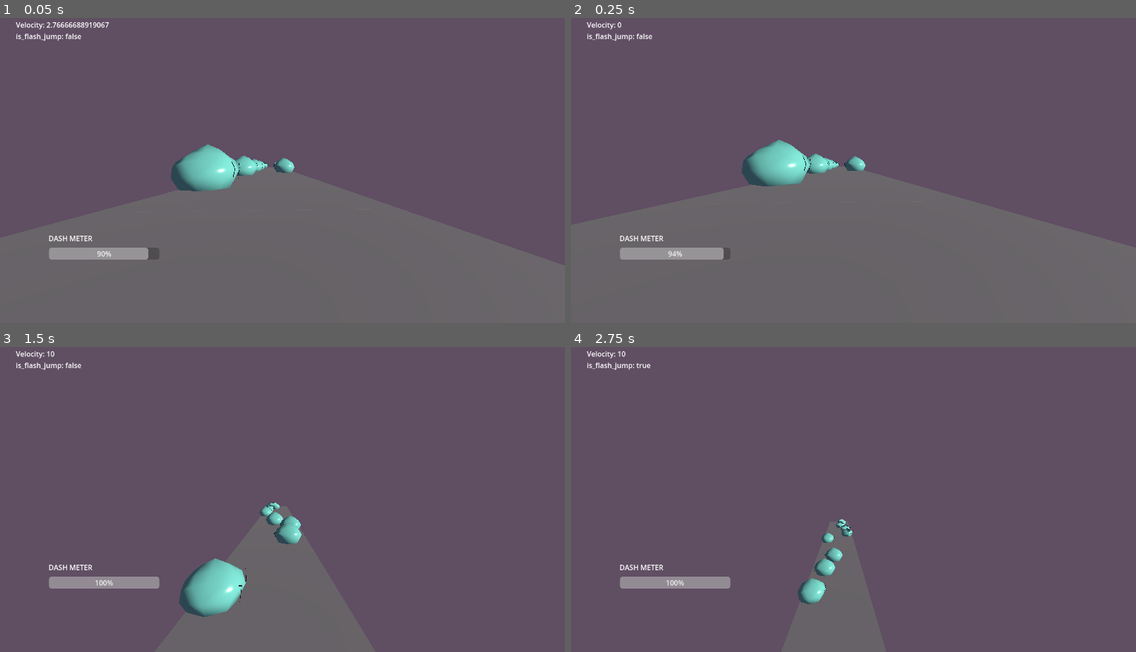
Above: before the commit, frames 1-4 (two rows, left to right).
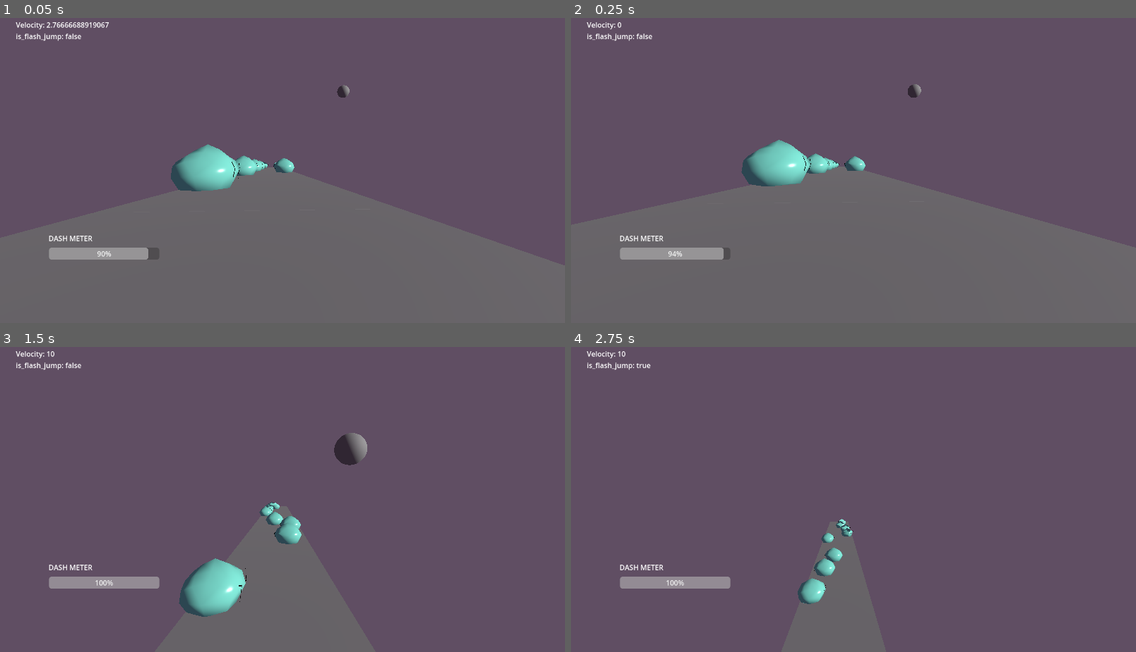
Above: after the commit, the same moments.

Repository: BeatMil/BeansRunner
Game: Godot game, scene res://scenes/stage01.tscn
The game is run twice, just before and just after one commit, with the same random seed, the same clock (stepped at 60 frames per second) and the same inputs. This scene is started directly instead of the project's main scene.
Inputs (mouse positions are in pixels of both pictures, inside the frame that each line leads up to):
- Up to frame 1 (0.05 s): no input
- Up to frame 2 (0.25 s): no input
- Up to frame 3 (1.5 s): move the mouse to (310, 493) at 0.52 s; hold Q (float_up) from 0.53 s (still down); tap Ctrl (crouch) at 0.6 s; tap Space (jump) at 0.77 s; move the mouse to (254, 493) at 1.27 s; tap Shift (dash) at 1.35 s
- Up to frame 4 (2.75 s): keep holding Q (float_up); tap Space (jump) at 1.52 s; move the mouse to (864, 487) at 2.02 s; tap Ctrl (crouch) at 2.1 s

The runs differ from the first frame. In frame 1, less than 0.1% of the frame differs, in the area x 59-62%, y 21-27%; in frame 2, less than 0.1%; in frame 3, 0.4%, in the area x 59-65%, y 28-39%; in frame 4, nothing differs.

Commit message:
Add cannon ball XD

Diff:
--- /dev/null
+++ b/nodes/cannon_ball.tscn
@@ -0,0 +1,20 @@
+[gd_scene load_steps=4 format=3 uid="uid://m8adr2rpf7iu"]
+
+[ext_resource type="Script" path="res://scripts/cannon_ball.gd" id="1_vcd0s"]
+
+[sub_resource type="SphereShape3D" id="SphereShape3D_62oir"]
+
+[sub_resource type="SphereMesh" id="SphereMesh_bp11c"]
+
+[node name="CannonBall" type="RigidBody3D"]
+script = ExtResource("1_vcd0s")
+
+[node name="CollisionShape3D" type="CollisionShape3D" parent="."]
+transform = Transform3D(10, 0, 0, 0, 10, 0, 0, 0, 10, 0, 0, 0)
+shape = SubResource("SphereShape3D_62oir")
+
+[node name="MeshInstance3D" type="MeshInstance3D" parent="CollisionShape3D"]
+mesh = SubResource("SphereMesh_bp11c")
+
+[node name="Marker3D" type="Marker3D" parent="."]
+transform = Transform3D(1, 0, 0, 0, 1, 0, 0, 0, 1, 10, 0, 0)
--- a/nodes/slime.tscn
+++ b/nodes/slime.tscn
@@ -4,6 +4,33 @@
 [ext_resource type="Script" path="res://scripts/slime.gd" id="1_xfijm"]
 
 [sub_resource type="BoxShape3D" id="BoxShape3D_t07ai"]
+
+[sub_resource type="Animation" id="Animation_65ci1"]
+length = 0.001
+tracks/0/type = "value"
+tracks/0/imported = false
+tracks/0/enabled = true
+tracks/0/path = NodePath("CollisionShape3D:position")
+tracks/0/interp = 1
+tracks/0/loop_wrap = true
+tracks/0/keys = {
+"times": PackedFloat32Array(0),
+"transitions": PackedFloat32Array(1),
+"update": 0,
+"values": [Vector3(0, 0, 0)]
+}
+tracks/1/type = "value"
+tracks/1/imported = false
+tracks/1/enabled = true
+tracks/1/path = NodePath("CollisionShape3D:rotation")
+tracks/1/interp = 1
+tracks/1/loop_wrap = true
+tracks/1/keys = {
+"times": PackedFloat32Array(0),
+"transitions": PackedFloat32Array(1),
+"update": 0,
+"values": [Vector3(0, 0, 0)]
+}
 
 [sub_resource type="Animation" id="Animation_uepcc"]
 resource_name = "moving"
@@ -32,33 +59,6 @@
 "transitions": PackedFloat32Array(1, 1, 1, 1, 1),
 "update": 0,
 "values": [Vector3(0, 0, 0), Vector3(0, 0, 0), Vector3(0, 3.14159, 0), Vector3(0, 3.14159, 0), Vector3(0, 0, 0)]
-}
-
-[sub_resource type="Animation" id="Animation_65ci1"]
-length = 0.001
-tracks/0/type = "value"
-tracks/0/imported = false
-tracks/0/enabled = true
-tracks/0/path = NodePath("CollisionShape3D:position")
-tracks/0/interp = 1
-tracks/0/loop_wrap = true
-tracks/0/keys = {
-"times": PackedFloat32Array(0),
-"transitions": PackedFloat32Array(1),
-"update": 0,
-"values": [Vector3(0, 0, 0)]
-}
-tracks/1/type = "value"
-tracks/1/imported = false
-tracks/1/enabled = true
-tracks/1/path = NodePath("CollisionShape3D:rotation")
-tracks/1/interp = 1
-tracks/1/loop_wrap = true
-tracks/1/keys = {
-"times": PackedFloat32Array(0),
-"transitions": PackedFloat32Array(1),
-"update": 0,
-"values": [Vector3(0, 0, 0)]
 }
 
 [sub_resource type="AnimationLibrary" id="AnimationLibrary_els1x"]
--- a/scenes/stage01.tscn
+++ b/scenes/stage01.tscn
@@ -1,9 +1,10 @@
-[gd_scene load_steps=6 format=3 uid="uid://cln84umpkv55a"]
+[gd_scene load_steps=7 format=3 uid="uid://cln84umpkv55a"]
 
 [ext_resource type="PackedScene" uid="uid://cf5tjf413rmov" path="res://Player.tscn" id="1_pjvnp"]
 [ext_resource type="PackedScene" uid="uid://pvj8c1hj5jrw" path="res://nodes/long_floor_block.tscn" id="3_xmqte"]
 [ext_resource type="PackedScene" uid="uid://c33yftangyvlw" path="res://nodes/slime.tscn" id="4_g2m2c"]
 [ext_resource type="PackedScene" uid="uid://bnvhtvhkiqiom" path="res://nodes/floor_block.tscn" id="5_dwsa0"]
+[ext_resource type="PackedScene" uid="uid://m8adr2rpf7iu" path="res://nodes/cannon_ball.tscn" id="5_fu8x7"]
 
 [sub_resource type="Environment" id="Environment_s0en1"]
 background_mode = 1
@@ -57,3 +58,7 @@
 
 [node name="Sime9" parent="." instance=ExtResource("4_g2m2c")]
 transform = Transform3D(1.31134e-07, 0, -1, 0, 1, 0, 1, 0, 1.31134e-07, 4.82469, 1.07638, -56.4172)
+
+[node name="CannonBall" parent="." instance=ExtResource("5_fu8x7")]
+transform = Transform3D(-0.25, 0.0669873, -0.965926, 0.258819, 0.965926, 0, 0.933013, -0.25, -0.258819, 62.2195, 66.3109, -159.041)
+gravity_scale = 0.0
--- /dev/null
+++ b/scripts/cannon_ball.gd
@@ -0,0 +1,8 @@
+extends RigidBody3D
+
+
+func _ready():
+
+	var direction =	($"../CharacterBody3D".global_position - position).normalized()
+	print("direction: %s"%direction)
+	apply_central_force(direction * 10000)
